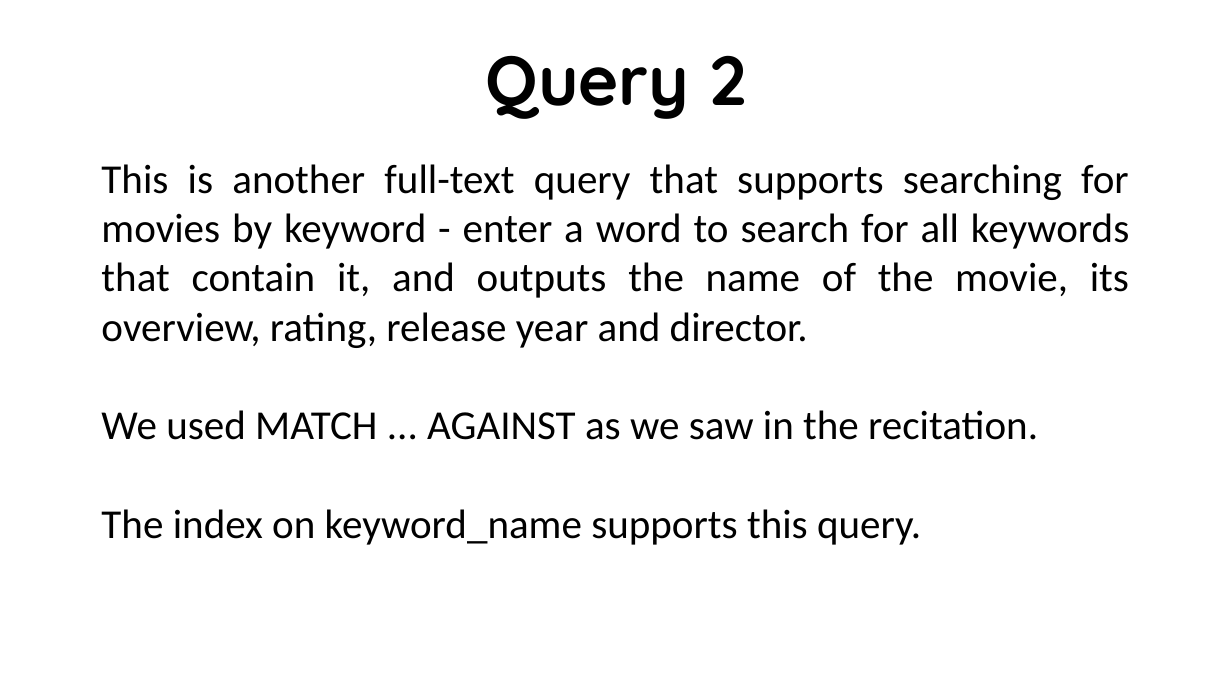
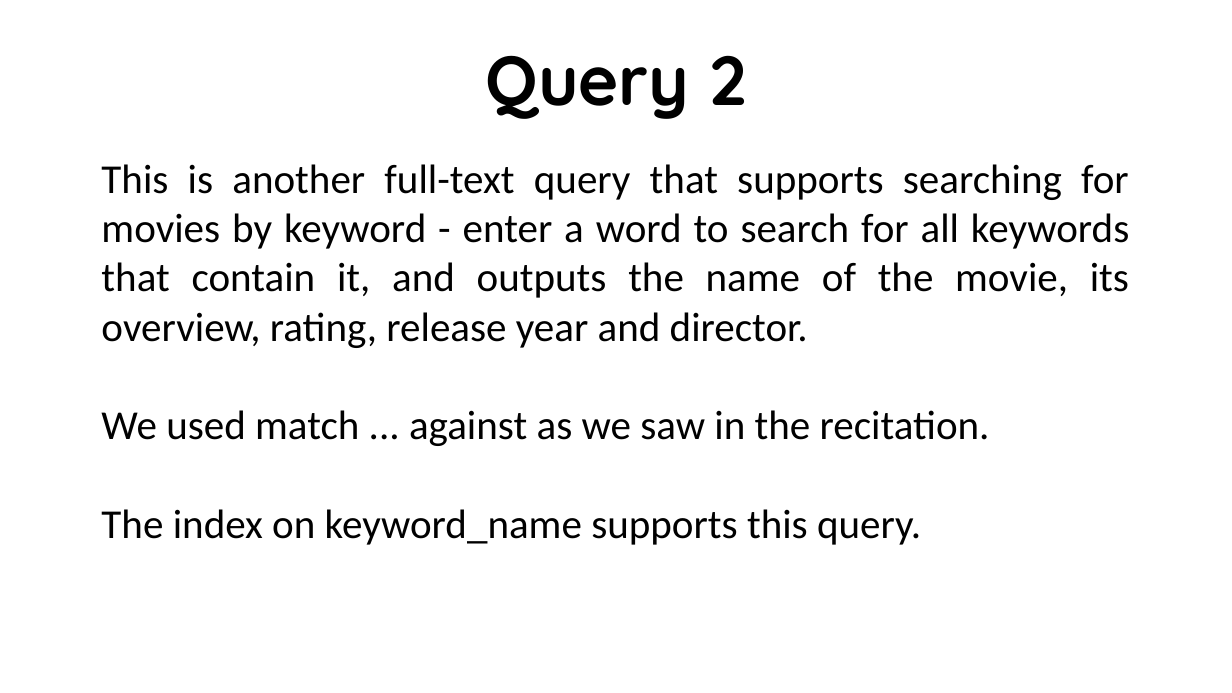
Before and after one commit to MichalBKM/DBMS_Project, a slide deck: slide 9 of documentation/system_docs.pptx. Drawn at 1232x693 pixels with LibreOffice and Linux fonts; fonts in the diff are those of the drawing. Boxes give left, top, right and bottom in pixels: in the first picture for what was removed or moved away, otherwise in the second. Text is boxed around its words. In the diff, an @@ line names an element or a change of style, - is before the commit and + after.

```diff
--- a/documentation/system_docs.pptx
+++ b/documentation/system_docs.pptx
@@ text at bbox=[101, 410, 990, 446]: text changed @@
-We used MATCH ... AGAINST as we saw in the recitation.
+We used match ... against as we saw in the recitation.
```
Also in this commit, not shown: 1 other slide changed.
